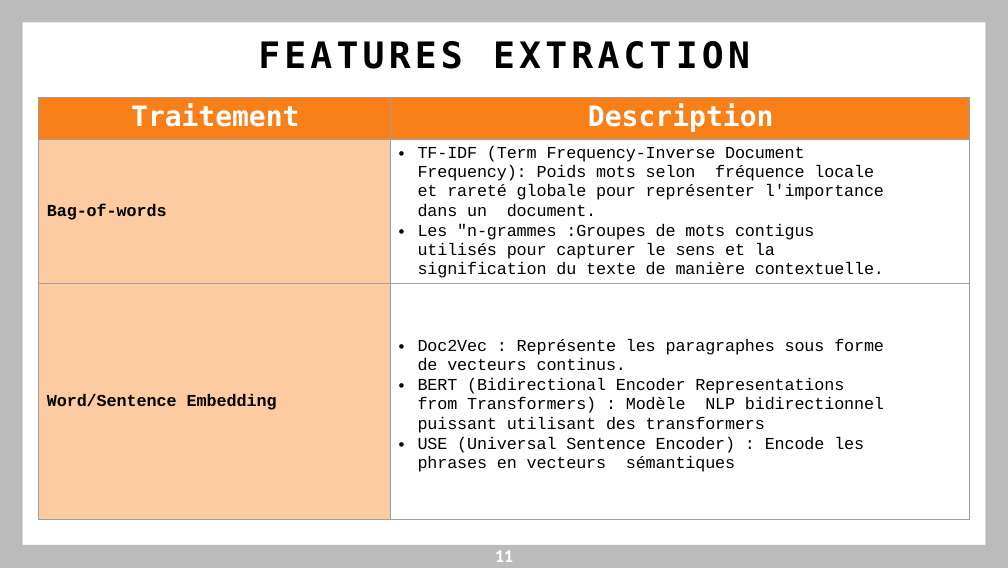
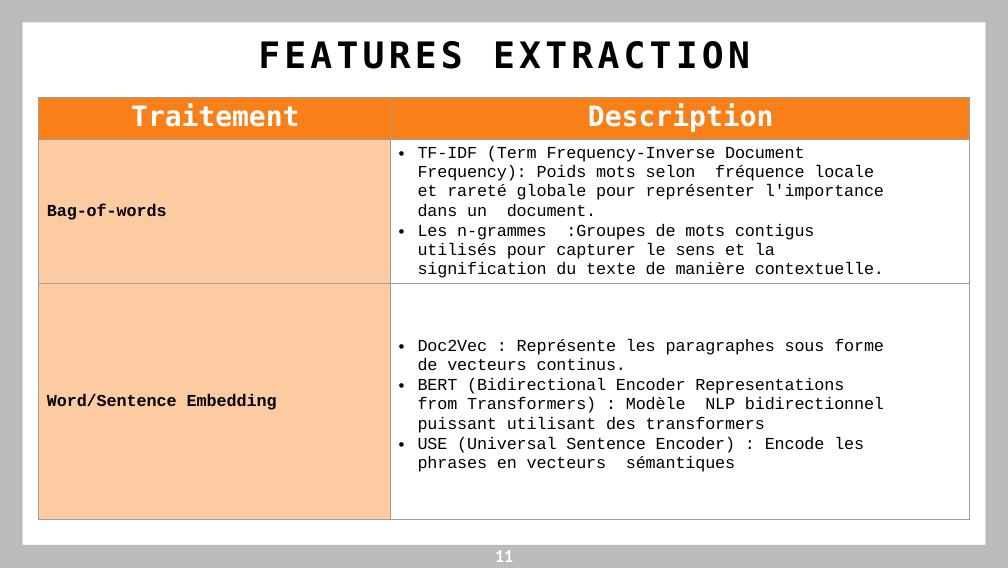
Before and after one commit to theNorthman811/Stack_Overflow_tags_suggestion, a slide deck: slide 11 of BELGHAZI_SEDDIK_5_presentation_072023.pptx. Drawn at 1008x568 pixels with LibreOffice and Linux fonts; fonts in the diff are those of the drawing. Boxes give left, top, right and bottom in pixels: in the first picture for what was removed or moved away, otherwise in the second. Text is boxed around its words. In the diff, an @@ line names an element or a change of style, - is before the commit and + after.

```diff
--- a/BELGHAZI_SEDDIK_5_presentation_072023.pptx
+++ b/BELGHAZI_SEDDIK_5_presentation_072023.pptx
@@ table at [38, 98, 970, 533] @@
@@ row 2, column 2: "TF-IDF (Term Frequency-Inverse Document Frequency): Poids mots selon fréquence locale et rareté globale pour représenter l'importance dans un document. / Les "n-grammes :Groupes de mots contigus utilisés pour capturer le sens et la signification du texte de manière contextuelle." to "TF-IDF (Term Frequency-Inverse Document Frequency): Poids mots selon fréquence locale et rareté globale pour représenter l'importance dans un document. / Les n-grammes :Groupes de mots contigus utilisés pour capturer le sens et la signification du texte de manière contextuelle." @@
```
Also in this commit, not shown: 5 other slides changed, 1 slide added, 3 other files.
